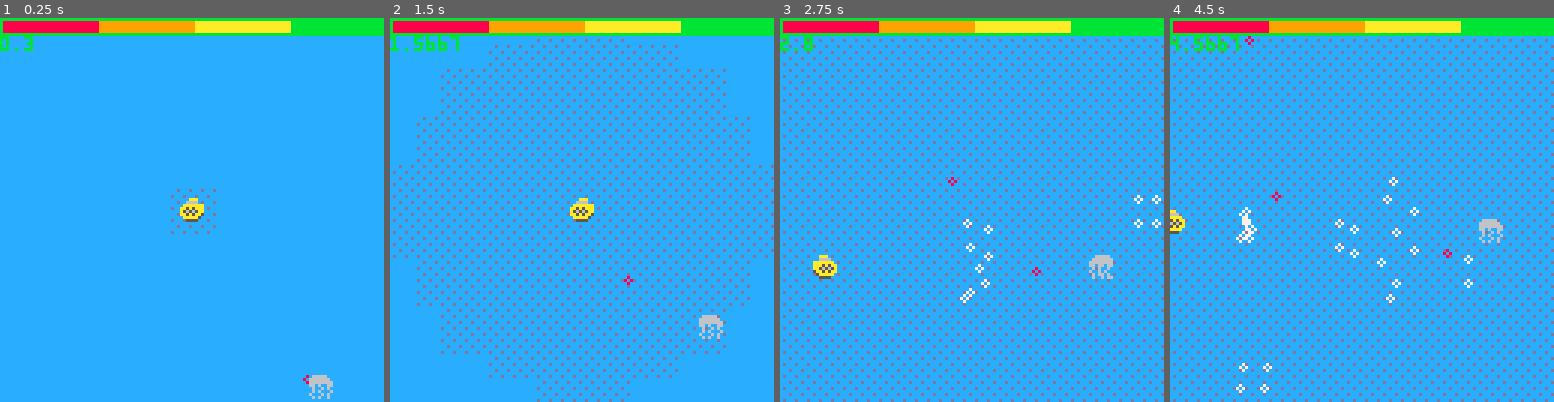
Above: before the commit, frames 1-4 (left to right).
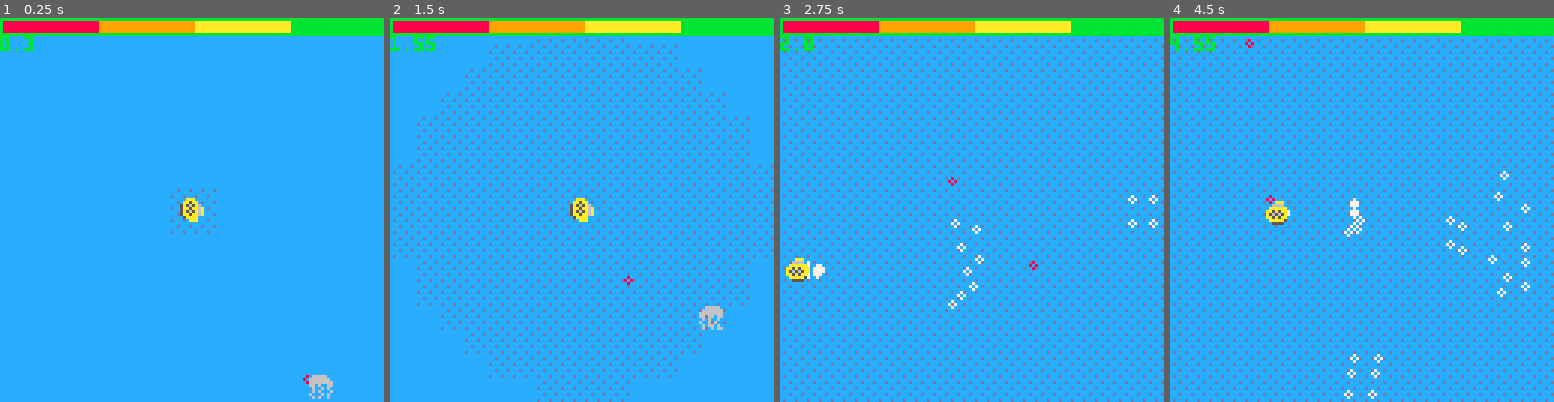
Above: after the commit, the same moments.

Repository: GraulierBrice/LudumDare48
Game: PICO-8 cartridge ludum-dare-48.p8
Two runs of this game, one before a commit and one after it. Both use one fixed random seed, a clock stepped at 60 frames per second and the inputs below.
Inputs:
- Up to frame 1 (0.25 s): no input
- Up to frame 2 (1.5 s): tap X (X key) at 0.33, 1.07 s
- Up to frame 3 (2.75 s): hold Right 1.6-2.1 s; tap X (X key) at 1.85 s; hold Up 2.15-2.42 s; hold Right from 2.47 s (still down)
- Up to frame 4 (4.5 s): tap X (X key) at 2.97, 4.08 s; release Right at 3.03 s; hold Left 3.08-3.58 s; hold Down 3.63-3.97 s; hold Right from 4.02 s (still down)

The runs differ from the first frame. In frame 1, 0.2% of the frame differs, in the area x 46-54%, y 46-54%; in frame 2, 0.8%; in frame 3, 1.4%; in frame 4, 2.2%, in the area x 0-94%, y 4-100%.

Commit message:
helice du sous marin

Diff:
--- a/ludum-dare-48.p8
+++ b/ludum-dare-48.p8
@@ -3,14 +3,14 @@
 __lua__
 
 function _init()
-	physics_start(1/30)
+	physics_start(1/60)
     --rigidbody(60, 96, 8, 0, 0.5, 0.5, nil, 10)
 	init_bullets(256)
 	add(enemies, spawn_bat(10,10))
 	spawn_player()
 end
 
-function _update()
+function _update60()
     cls()
 	update_player()
 	update_enemies()
@@ -91,10 +91,17 @@
 end
 
 function draw_player()
-	if btn(1) then 	spr(7, player.pos.x-4,player.pos.y-4,1,1,true)
-	elseif btn(2) then	spr(8, player.pos.x-4,player.pos.y-4)
-	elseif btn(3) then 	spr(8, player.pos.x-4,player.pos.y-4,1,1,false,true)
-	else spr(7, player.pos.x-4,player.pos.y-4) end
+	local a = atan2(player.vel.x, player.vel.y)
+	local f = (vec_len(player.vel)/8 * time()) % 2
+	if a<0.125 or 0.875<a   then
+		spr(7+f, player.pos.x-4,player.pos.y-4,1,1,true)
+	elseif a<0.375 then
+		spr(9+f, player.pos.x-4,player.pos.y-4)
+	elseif a<0.625 then
+		spr(7+f, player.pos.x-4,player.pos.y-4)
+	else
+		spr(9+f, player.pos.x-4,player.pos.y-4,1,1,false,true)
+	end
 end
 
 
@@ -397,11 +404,11 @@
 	rb.pos = data.new_pos
 
 	if (rb.pos.x > 127 - rb.radius) and (rb.vel.x > 0) or (rb.pos.x < rb.radius) and (rb.vel.x < 0) then
-		rb.vel.x *= -rb.bounce
+		rb.vel.x *= -2 +rb.bounce
 	end
 
 	if (rb.pos.y > 127 - rb.radius) and (rb.vel.y > 0) or (rb.pos.y < 8 + rb.radius) and (rb.vel.y < 0) then
-		rb.vel.y *= -rb.bounce
+		rb.vel.y *= -2 + rb.bounce
 	end
 end
 
@@ -483,14 +490,14 @@
 end
 
 __gfx__
-00666660066666000009999000000000009999880099998800000000000aaa0000aaa00000700000000070000000000000000000000000000000000000000000
-06666666666666600009900000009990900998889099988830003000006666000aa5aa0000007000000000070000000000000000000000000000000000000000
-666666666666666600999990000999999999899909098999330333000aaaaaaa5a565a6000000000007000000000000000000000000000000000000000000000
-66066066660600660090000000909990000990090009900933338330aa5a5aaa5aa5aa6a07000070000007000000000000000000000000000000000000000000
-06060060060060609090000000900000099999090099990933333333a56565aa5a565a6a00700000700000000000000000000000000000000000000000000000
-60060600060600069090000000900000990990990909909933333330aa5a5aa55aa5aa6a00007007000700000000000000000000000000000000000000000000
-060660606000606090090099900900999000999990009999303333000aaaaa5005aaaa0007000000000000000000000000000000000000000000000000000000
-0600606606060060090099989990999890000000099000000000000000555500005aaa0000000000070000000000000000000000000000000000000000000000
+00666660066666000009999000000000009999880099998800000000000aaa00000aaa0000aaa00000aaa0000070000000007000000000000000000000000000
+0666666666666660000990000000999090099888909998883000300000666600006666070aa5aa000aa5aa000000700000000007000000000000000000000000
+666666666666666600999990000999999999899909098999330333000aaaaaa00aaaaaa75a565a605a565a600000000000700000000000000000000000000000
+66066066660600660090000000909990000990090009900933338330aa5a5aa7aa5a5aaa5aa5aa6a5aa5aa6a0700007000000700000000000000000000000000
+06060060060060609090000000900000099999090099990933333333a56565a7a56565aa5a565a6a5a565a6a0070000070000000000000000000000000000000
+60060600060600069090000000900000990990990909909933333330aa5a5aa0aa5a5aa75aa5aa6a5aa5aa6a0000700700070000000000000000000000000000
+060660606000606090090099900900999000999990009999303333000aaaaa500aaaaa5705aaaa0005aaaa000700000000000000000000000000000000000000
+060060660606006009009998999099989000000009900000000000000055550000555500000aaa00077aa7700000000007000000000000000000000000000000
 ccccccccccccccccdcccdcccdcdcdcdcdddcdddcdddcdddcdddddddddddddddd1ddd1ddd1d1d1d1d111d111d111d111d11111111111111110111011101010101
 cccccccccccdcccdcdcdcdcdcdcdcdcdcdcdcdcdddddddddddddddddddd1ddd1d1d1d1d1d1d1d1d1d1d1d1d11111111111111111111011101010101010101010
 ccccccccccccccccccdcccdcdcdcdcdcdcdddcdddcdddcdddddddddddddddddddd1ddd1d1d1d1d1d1d111d111d111d1111111111111111111101110101010101
